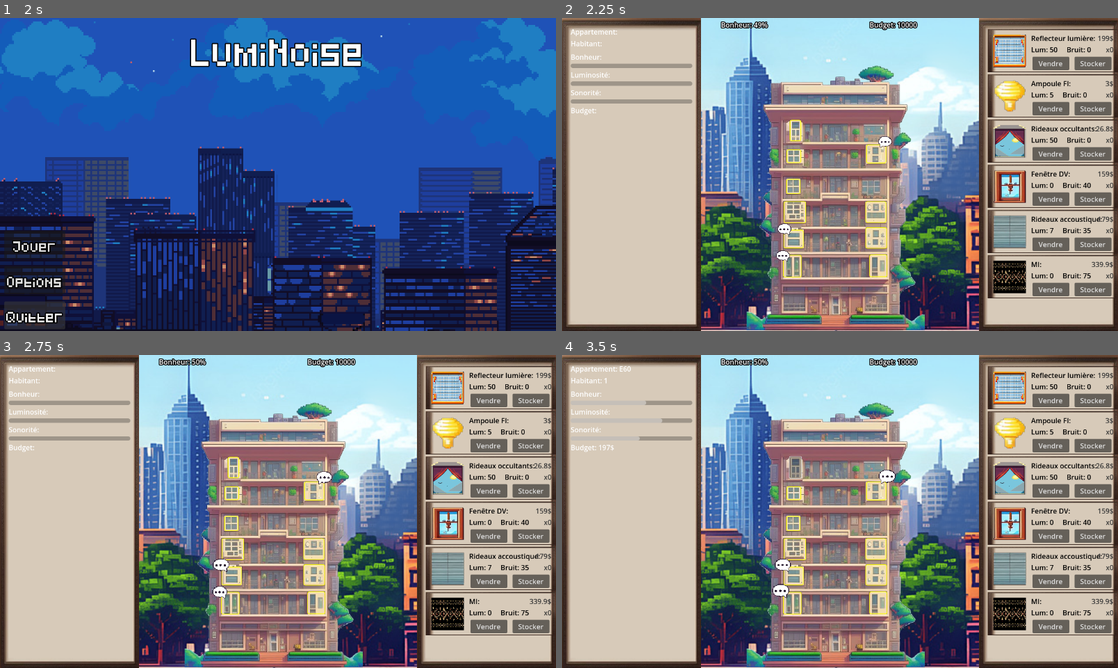
Above: before the commit, frames 1-4 (two rows, left to right).
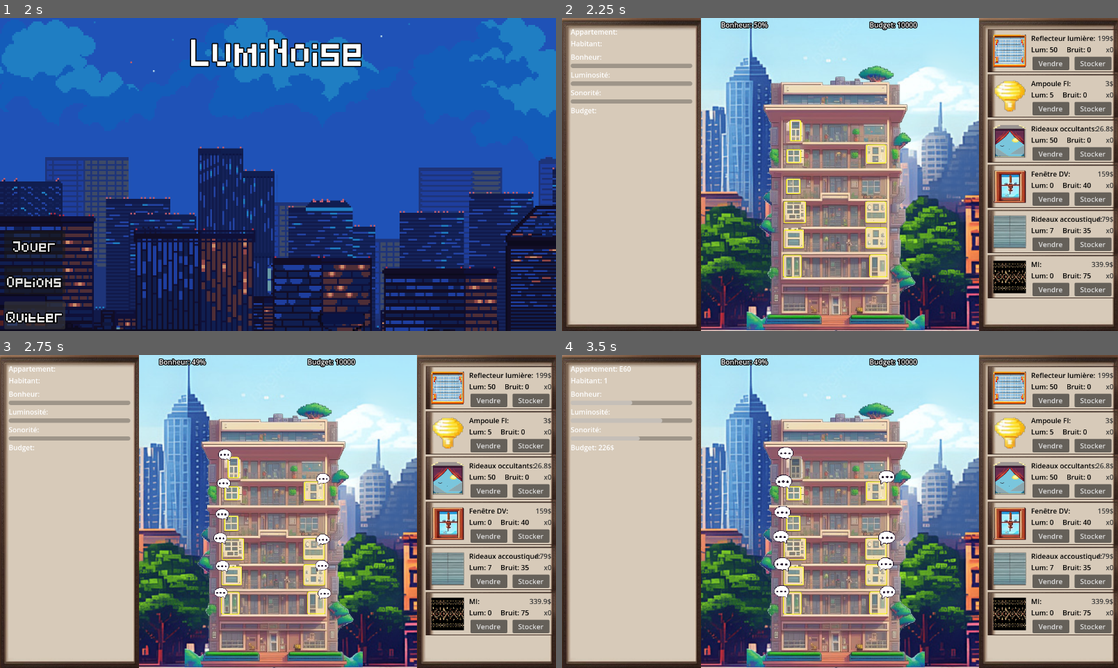
Above: after the commit, the same moments.

Repository: Ranger1986/jeuserieux
Game: Godot game, scene res://Scene/menu.tscn
Two runs of this game, one before a commit and one after it. Both use one fixed random seed, a clock stepped at 60 frames per second and the inputs below.
Inputs (mouse positions are in pixels of both pictures, inside the frame that each line leads up to):
- Up to frame 1 (2 s): click "Options" at 0.5 s; click "Retour" at 1.25 s
- Up to frame 2 (2.25 s): click "Jouer" at 2 s
- Up to frame 3 (2.75 s): no input
- Up to frame 4 (3.5 s): click (795, 467) at 2.75 s

Frame 1 is identical in both runs. In frame 2, 0.2% of the frame differs, in the area x 34-60%, y 1-78%; in frame 3, 0.7%; in frame 4, 0.9%, in the area x 6-60%, y 1-78%.

Commit message:
Décrementation du bonheur dans le temps (simu) + incrémentation du budget de chaque habitant au fil du temps

Diff:
--- a/Scene/main_frame.tscn
+++ b/Scene/main_frame.tscn
@@ -128,3 +128,12 @@
 layout_mode = 2
 size_flags_horizontal = 6
 size_flags_vertical = 3
+
+[node name="Label" type="Label" parent="."]
+visible = false
+offset_left = 360.0
+offset_top = 34.0
+offset_right = 885.0
+offset_bottom = 100.0
+
+[connection signal="focus_entered" from="Label" to="Label" method="_on_focus_entered"]
--- a/Scene/options.tscn
+++ b/Scene/options.tscn
@@ -18,10 +18,6 @@
 anchors_preset = 15
 anchor_right = 1.0
 anchor_bottom = 1.0
-offset_left = -512.0
-offset_top = -288.0
-offset_right = 512.0
-offset_bottom = 288.0
 grow_horizontal = 2
 grow_vertical = 2
 texture = ExtResource("2_gg5oo")
--- a/Scripts/foyer.gd
+++ b/Scripts/foyer.gd
@@ -18,15 +18,67 @@
 var items: Array
 static var foyer_cible : Foyer
 
+# décrementation du bonheur en fonction du temps (simulation du bonheur global de l'immeuble comme dans des jeux de gestion)s
+var decrbonheur: float = 0.5 # en seconde
+var valeurDecrBonheur = 0.00005 # en %
+var bonheur_timer: Timer
+
+var incrbudget: float = 15.
+var incrArgentHabitant = 100
+var budget_timer: Timer
+
 # Called when the node enters the scene tree for the first time.
 func _ready() -> void:
-	habitant = 1 + randi() % 2  # Random between 1 and 3
-	bonheur = 50 # randi() % 101  # Random between 0 and 100
-	luminosite = 50 + randi() % 41 # Random between 0 and 100
-	son = 50 + randi() % 41  # Random between 0 and 100
-	budget = 100 + randi() % 101
+	bonheur_timer = Timer.new()
+	bonheur_timer.wait_time = decrbonheur
+	bonheur_timer.one_shot = false
+	bonheur_timer.connect("timeout", Callable(self, "_on_bonheur_timer_timeout"))
+
+	budget_timer = Timer.new()
+	budget_timer.wait_time = incrbudget
+	budget_timer.one_shot = false
+	budget_timer.connect("timeout", Callable(self, "_on_budget_timer_timeout"))
+
+	add_child(bonheur_timer)
+	bonheur_timer.start()
+
+	add_child(budget_timer)
+	budget_timer.start()
+
+	habitant = 1 + randi() % 2
+	bonheur = 50
+	luminosite = 50 + randi() % 41
+	son = 50 + randi() % 41
+	budget = 100 + randi() % 150
 	pressed.connect(self._button_pressed)
 	liste_foyer.append(self)
+
+
+func _on_bonheur_timer_timeout() -> void:
+	for foyer in liste_foyer:
+		if is_instance_valid(foyer):
+			foyer.bonheur -= foyer.bonheur * valeurDecrBonheur
+			foyer.bonheur = max(foyer.bonheur, 0)
+
+	var moyenne : float = 0.0
+	var valid_foyer_count = 0
+
+	for foyer in liste_foyer:
+		if is_instance_valid(foyer):
+			moyenne += foyer.bonheur
+			valid_foyer_count += 1
+
+	if valid_foyer_count > 0:
+		moyenne /= valid_foyer_count
+	else:
+		moyenne = 0
+
+	bonheur = moyenne
+
+func _on_budget_timer_timeout() -> void:
+	for foyer in liste_foyer:
+		if is_instance_valid(foyer):
+			foyer.budget = foyer.budget + randi_range(0, 15)
 
 func _process(delta: float) -> void:
 	var besoin_facteur = 0
@@ -38,8 +90,7 @@
 		besoin_facteur-=BESOIN_FLOOR-luminosite
 	if son>BESOIN_CEIL:
 		besoin_facteur+=luminosite-BESOIN_CEIL
-	bonheur+=bonheur*besoin_facteur/100*delta
-	bonheur = max(min(bonheur,100),0)
+
 	if(bonheur < 50):
 		get_children()[0].show()
 		var anim_player = get_node("animation_texte_bulle")
@@ -71,5 +122,4 @@
 		moyenne /= valid_foyer_count
 	else:
 		moyenne = 0
-
 	return int(moyenne)
--- /dev/null
+++ b/menu.tscn
@@ -0,0 +1,100 @@
+[gd_scene load_steps=6 format=3 uid="uid://bjj5byxjrsr3d"]
+
+[ext_resource type="Texture2D" uid="uid://bibvpfrmu6cmh" path="res://Assets/night.png" id="1_2atdm"]
+[ext_resource type="FontFile" uid="uid://b6ocg4l0krikr" path="res://Assets/Pixeled.ttf" id="1_usqpo"]
+
+[sub_resource type="Theme" id="Theme_qccr0"]
+default_font_size = 50
+
+[sub_resource type="Theme" id="Theme_63diq"]
+
+[sub_resource type="GDScript" id="GDScript_6j3sm"]
+script/source = "extends Node2D
+
+func _on_button_3_pressed() -> void:
+	get_tree().quit()
+
+func _on_button_2_pressed() -> void:
+	get_tree().change_scene_to_file(\"res://options.tscn\")
+"
+
+[node name="Menu" type="Control"]
+layout_mode = 3
+anchors_preset = 15
+anchor_right = 1.0
+anchor_bottom = 1.0
+grow_horizontal = 2
+grow_vertical = 2
+
+[node name="TextureRect" type="TextureRect" parent="."]
+layout_mode = 1
+anchors_preset = 13
+anchor_left = 0.5
+anchor_right = 0.5
+anchor_bottom = 1.0
+offset_left = -1152.0
+offset_right = 1152.0
+grow_horizontal = 2
+grow_vertical = 2
+texture = ExtResource("1_2atdm")
+
+[node name="VBoxContainer" type="VBoxContainer" parent="."]
+layout_mode = 1
+anchors_preset = 10
+anchor_right = 1.0
+offset_bottom = 140.0
+grow_horizontal = 2
+theme = SubResource("Theme_qccr0")
+theme_override_constants/separation = 350
+
+[node name="Label" type="Label" parent="VBoxContainer"]
+layout_mode = 2
+size_flags_horizontal = 4
+theme_override_constants/outline_size = 10
+theme_override_fonts/font = ExtResource("1_usqpo")
+text = "LumiNoise"
+horizontal_alignment = 1
+vertical_alignment = 1
+
+[node name="VBoxContainer" type="VBoxContainer" parent="VBoxContainer"]
+layout_mode = 2
+size_flags_horizontal = 0
+size_flags_vertical = 0
+theme = SubResource("Theme_63diq")
+theme_override_constants/separation = 17
+
+[node name="Node2D" type="Node2D" parent="VBoxContainer/VBoxContainer"]
+position = Vector2(20, 0)
+script = SubResource("GDScript_6j3sm")
+
+[node name="Button" type="Button" parent="VBoxContainer/VBoxContainer/Node2D"]
+offset_left = -10.0
+offset_right = 130.0
+offset_bottom = 64.0
+theme_override_constants/outline_size = 10
+theme_override_fonts/font = ExtResource("1_usqpo")
+theme_override_font_sizes/font_size = 20
+text = "Jouer"
+
+[node name="Button2" type="Button" parent="VBoxContainer/VBoxContainer/Node2D"]
+offset_left = -10.0
+offset_top = 81.0
+offset_right = 130.0
+offset_bottom = 145.0
+theme_override_constants/outline_size = 10
+theme_override_fonts/font = ExtResource("1_usqpo")
+theme_override_font_sizes/font_size = 20
+text = "Options"
+
+[node name="Button3" type="Button" parent="VBoxContainer/VBoxContainer/Node2D"]
+offset_left = -10.0
+offset_top = 162.0
+offset_right = 130.0
+offset_bottom = 226.0
+theme_override_constants/outline_size = 10
+theme_override_fonts/font = ExtResource("1_usqpo")
+theme_override_font_sizes/font_size = 20
+text = "Quitter"
+
+[connection signal="pressed" from="VBoxContainer/VBoxContainer/Node2D/Button2" to="VBoxContainer/VBoxContainer/Node2D" method="_on_button_2_pressed"]
+[connection signal="pressed" from="VBoxContainer/VBoxContainer/Node2D/Button3" to="VBoxContainer/VBoxContainer/Node2D" method="_on_button_3_pressed"]
